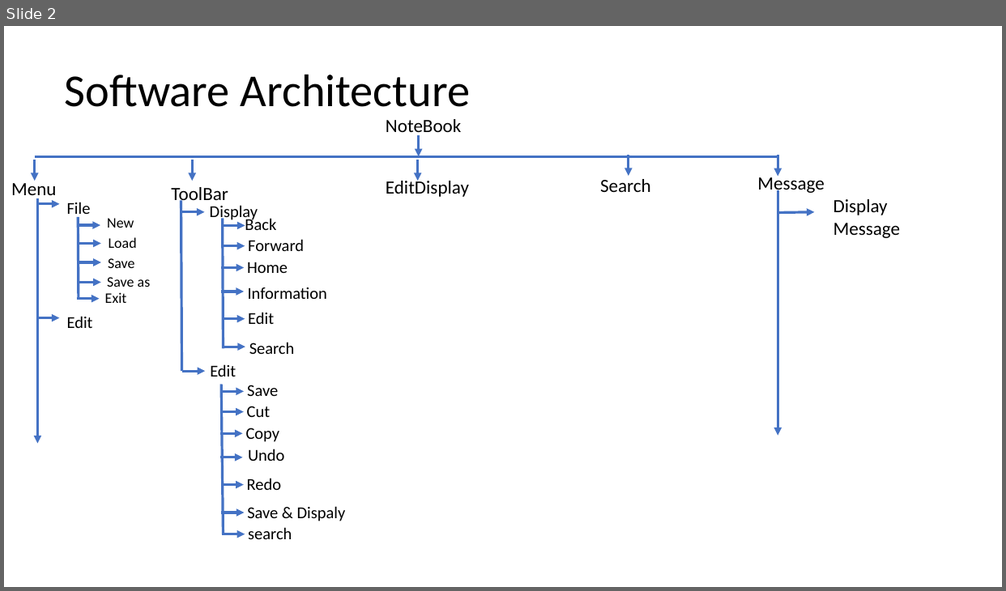
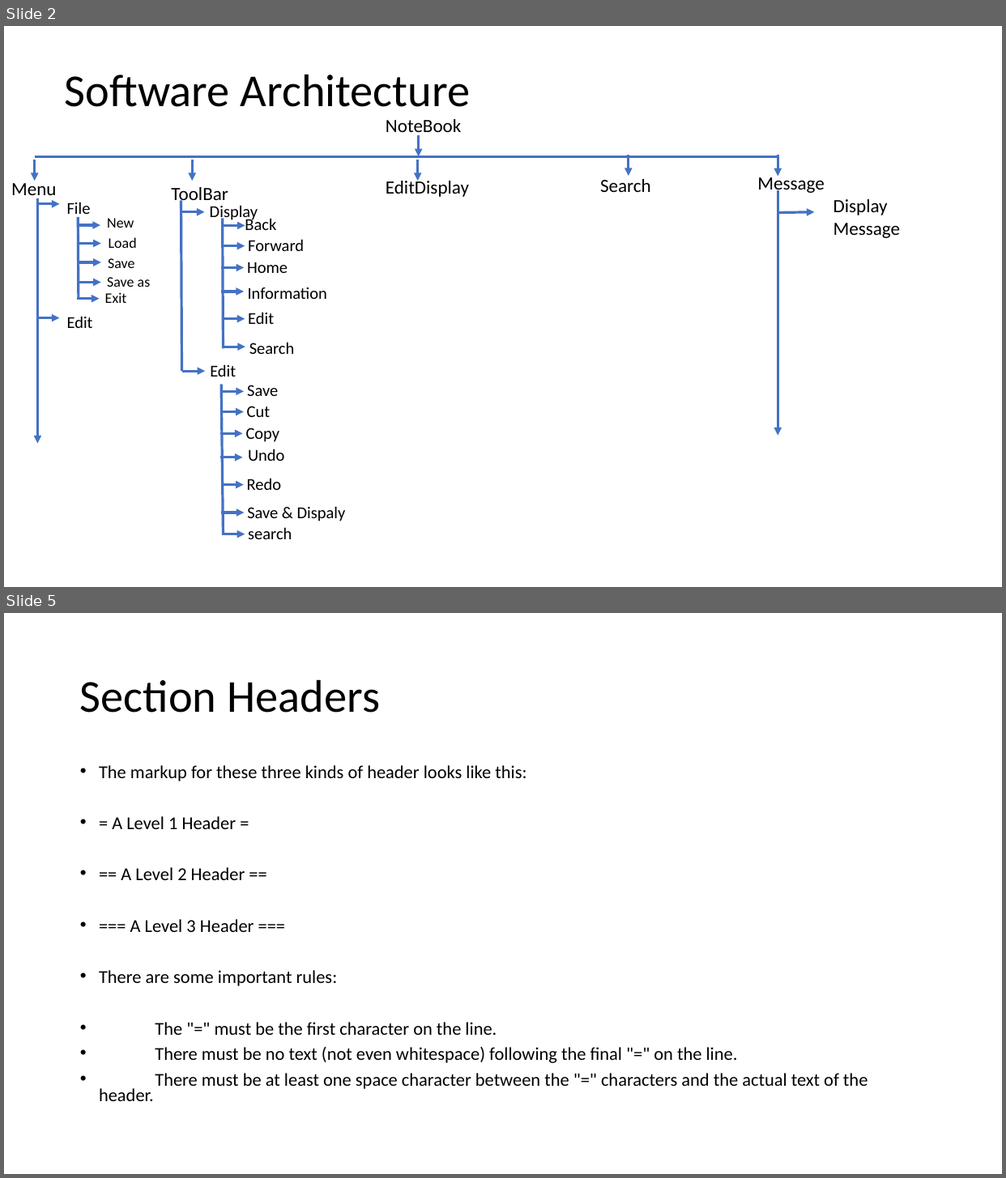
Before and after one commit to unlimitgit/NoteBook, a slide deck: record.pptx. Shown one above the other, each under a label of ours: slide 2 before the commit, slides 2 and 5 after it; the slides between them are not shown. The pictures are 1006x591 and 1006x1178 pixels, drawn with LibreOffice and Linux fonts; fonts in the diff are those of the drawing. Boxes give left, top, right and bottom in pixels: in the first picture for what was removed or moved away, otherwise in the second. Text is boxed around its words. In the diff, an @@ line names an element or a change of style, - is before the commit and + after.

```diff
--- a/record.pptx
+++ b/record.pptx
@@ slide 5 added at bbox=[4, 613, 1002, 1174], background #FFFFFF @@
@@ title added at bbox=[80, 679, 380, 713], 44 pt, text #000000 @@
+Section Headers
@@ text added at bbox=[99, 765, 867, 1089], 17.5 pt, text #000000 @@
+• The markup for these three kinds of header looks like this:
+• = A Level 1 Header =
+• == A Level 2 Header ==
+• === A Level 3 Header ===
+• There are some important rules:
+• The "=" must be the first character on the line.
+• There must be no text (not even whitespace) following the final "=" on the line.
+• There must be at least one space character between the "=" characters and the actual text of the header.
```
Also in this commit, not shown: 2 other slides added, 8 other files.
